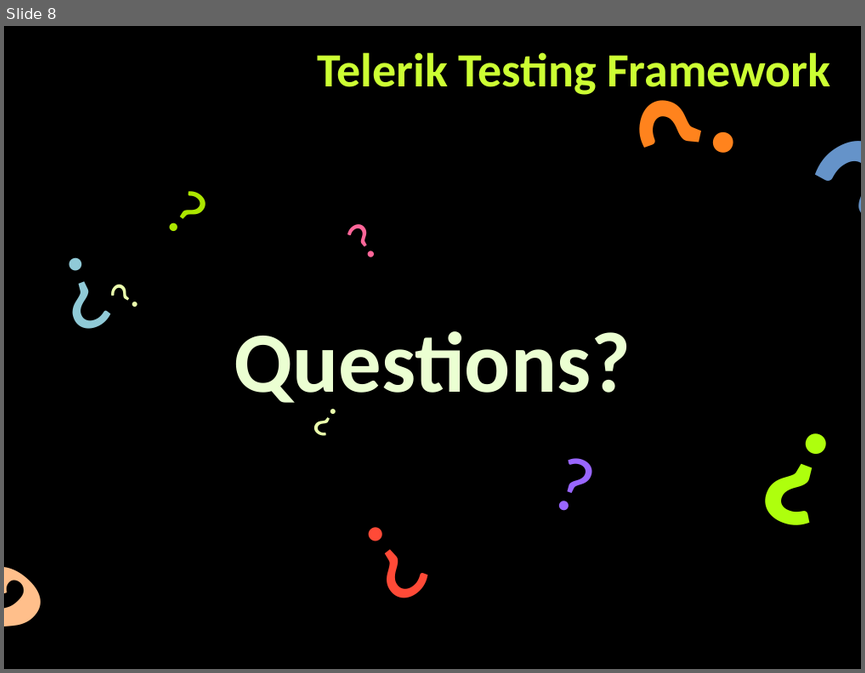
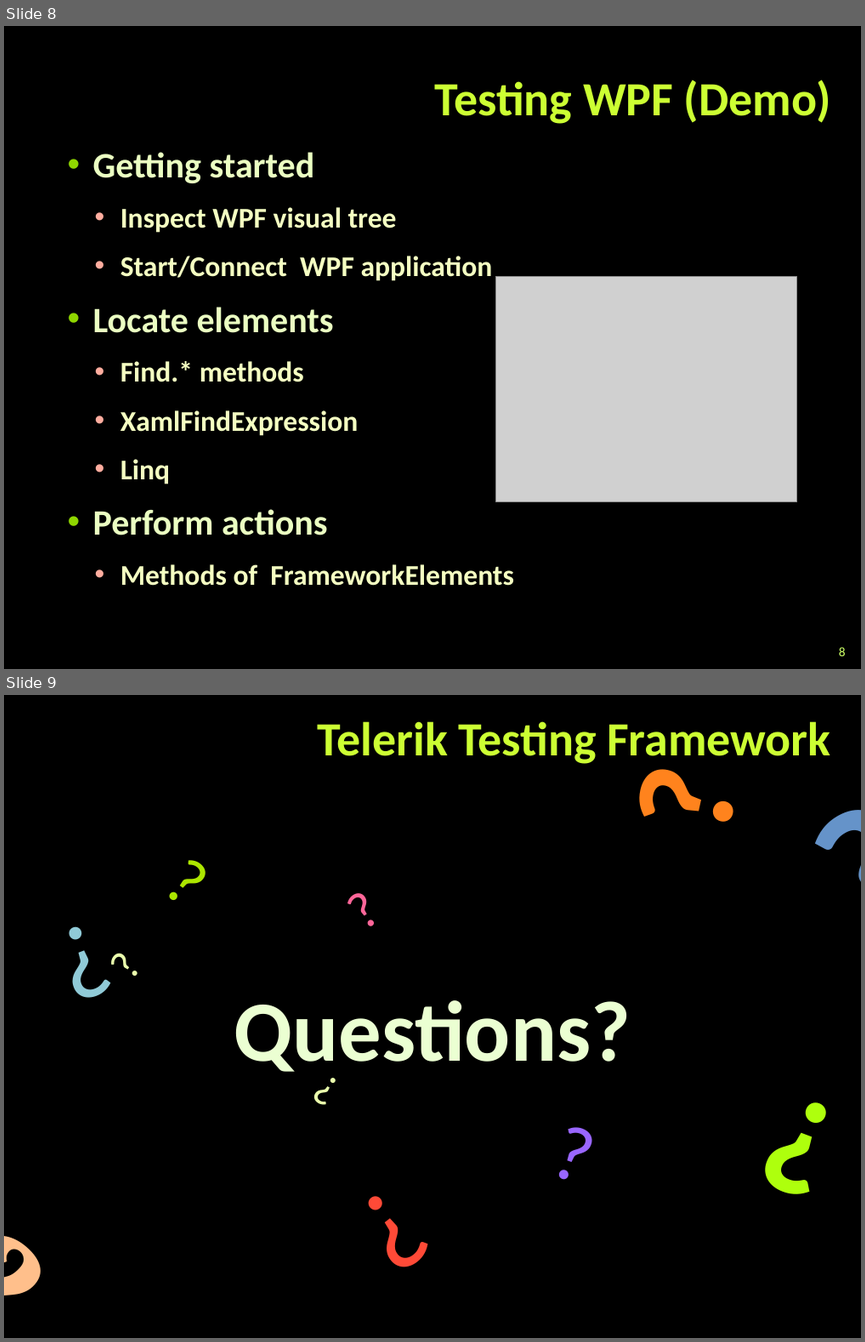
Before and after one commit to dtopuzov/qa-academy, a slide deck: Slides/Telerik Testing Framework/Telerik Testing Framework.pptx. Shown one above the other, each under a label of ours: slide 8 before the commit, slides 8 and 9 after it. The pictures are 865x673 and 865x1342 pixels, drawn with LibreOffice and Linux fonts; fonts in the diff are those of the drawing; grey boxes stand for pictures; background and template pictures are left out. Boxes give left, top, right and bottom in pixels: in the first picture for what was removed or moved away, otherwise in the second. Text is boxed around its words. In the diff, an @@ line names an element or a change of style, - is before the commit and + after.

```diff
--- a/Slides/Telerik Testing Framework/Telerik Testing Framework.pptx
+++ b/Slides/Telerik Testing Framework/Telerik Testing Framework.pptx
@@ slide 8 added at bbox=[4, 26, 861, 669], background picture (left out) @@
@@ title added at bbox=[434, 80, 831, 124], 40 pt, text #CCFF33, bold @@
+Testing WPF (Demo)
@@ text added at bbox=[93, 152, 514, 585], 24 pt, text #F5FFC2, bold @@
+  • Getting started
+    • Inspect WPF visual tree
+    • Start/Connect WPF application
+  • Locate elements
+    • Find.* methods
+    • XamlFindExpression
+    • Linq
+  • Perform actions
+    • Methods of FrameworkElements
@@ picture added at bbox=[496, 276, 796, 501] @@
@@ page number added at bbox=[839, 646, 846, 656], 11 pt, text #CCFF66 @@
+8
@@ what was slide 8 is now slide 9 @@
```
Also in this commit, not shown: 4 slides changed, 3 other files.
